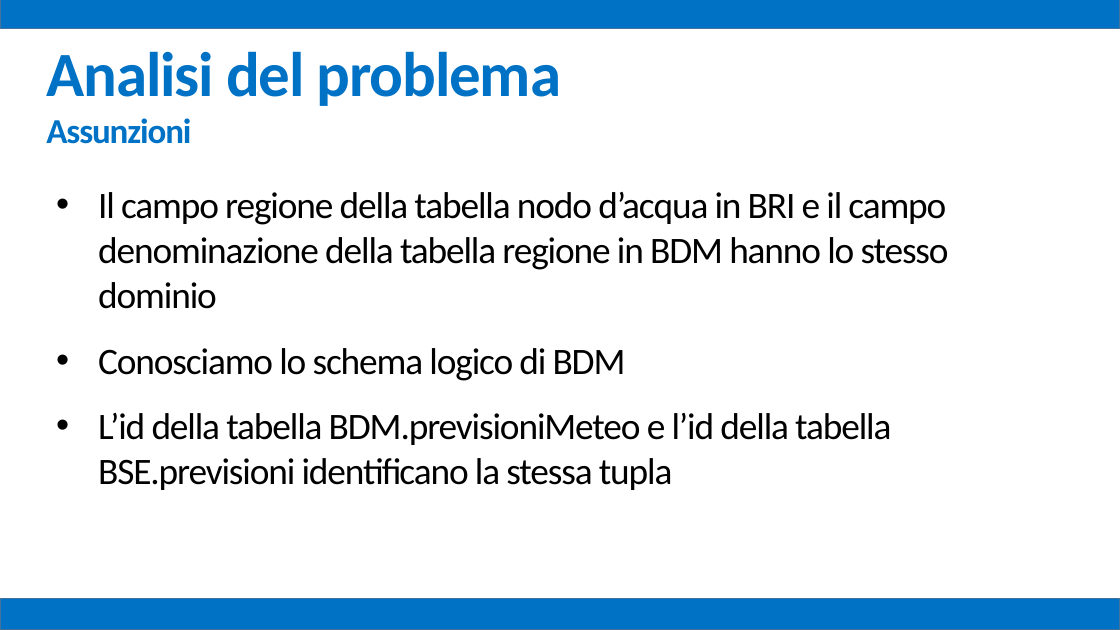
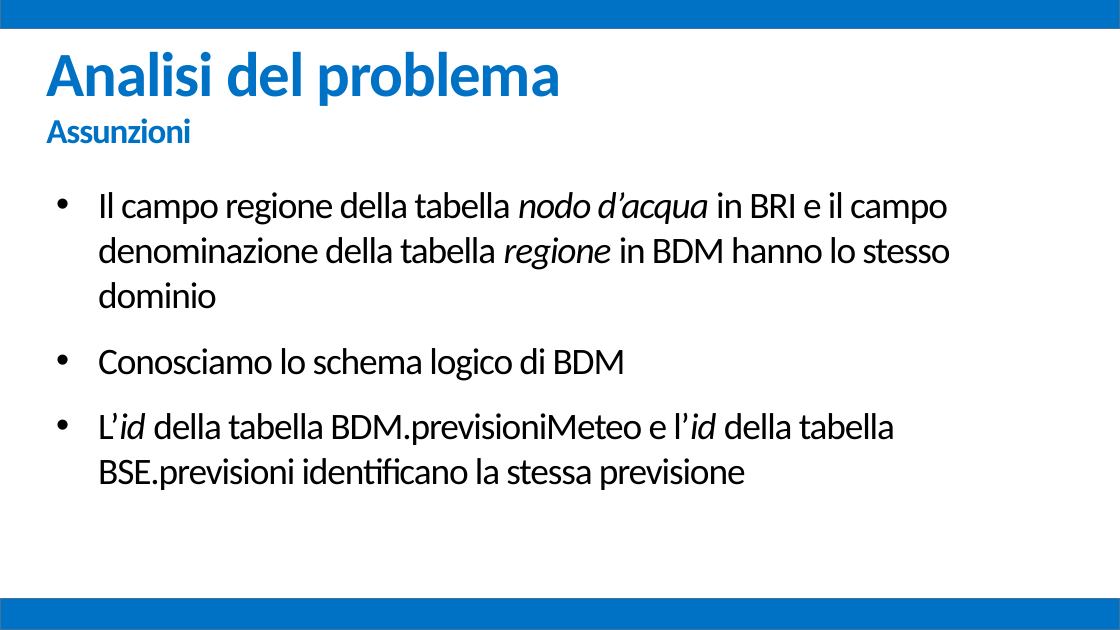
Before and after one commit to mz1991/ProgettoFebbraio2015, a slide deck: slide 14 of Febbraio 2015.pptx. Drawn at 1120x630 pixels with LibreOffice and Linux fonts; fonts in the diff are those of the drawing. Boxes give left, top, right and bottom in pixels: in the first picture for what was removed or moved away, otherwise in the second. Text is boxed around its words. In the diff, an @@ line names an element or a change of style, - is before the commit and + after.

```diff
--- a/Febbraio 2015.pptx
+++ b/Febbraio 2015.pptx
@@ text at [98,192,950,309]: italic on in "nodo d’acqua regione" @@
@@ text at [98,413,895,490]: text changed @@
-• L’id della tabella BDM.previsioniMeteo e l’id della tabella BSE.previsioni identificano la stessa tupla
+• L’id della tabella BDM.previsioniMeteo e l’id della tabella BSE.previsioni identificano la stessa previsione
```
Also in this commit, not shown: 35 other slides changed, 7 other files.
